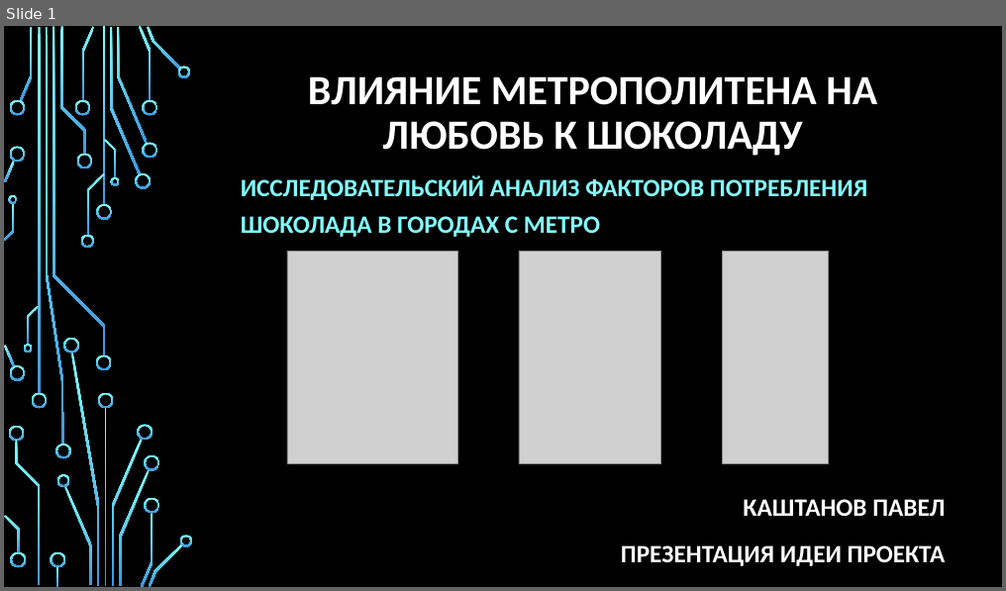
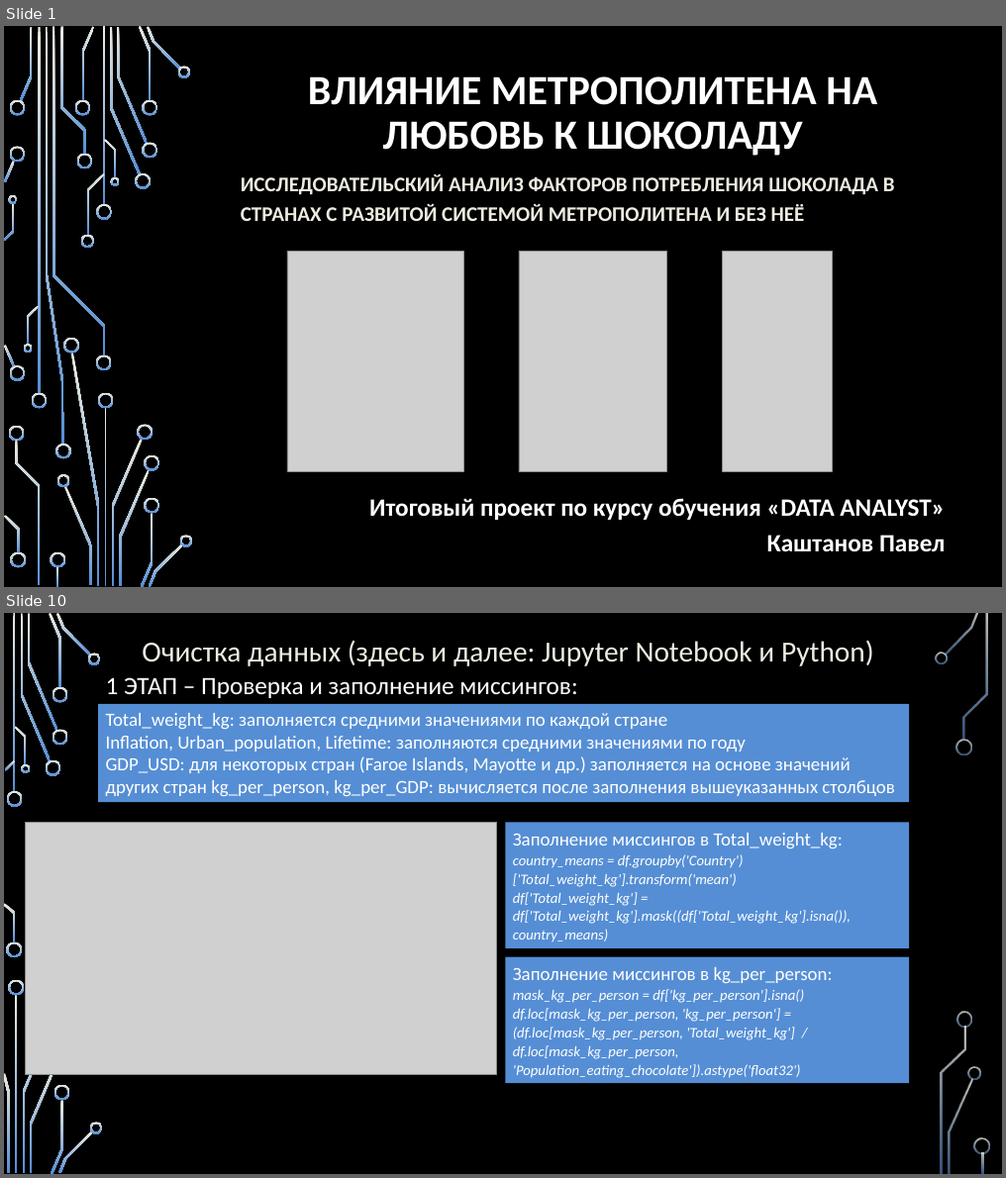
Before and after one commit to Paskored/Data-Analyst-Project_Kashtanov, a slide deck: Итоговая Презентация/Презентация 1.pptx. Shown one above the other, each under a label of ours: slide 1 before the commit, slides 1 and 10 after it; the slides between them are not shown. The pictures are 1006x591 and 1006x1178 pixels, drawn with LibreOffice and Linux fonts; fonts in the diff are those of the drawing; grey boxes stand for pictures; background and template pictures are left out. Boxes give left, top, right and bottom in pixels: in the first picture for what was removed or moved away, otherwise in the second. Text is boxed around its words. In the diff, an @@ line names an element or a change of style, - is before the commit and + after.

```diff
--- a/Итоговая Презентация/Презентация 1.pptx
+++ b/Итоговая Презентация/Презентация 1.pptx
@@ slide 10 added at [4, 613, 1002, 1174], background picture (left out) @@
@@ text added at [142, 640, 874, 666], 28 pt, text #EEECE1 @@
+Очистка данных (здесь и далее: Jupyter Notebook и Python)
@@ text added at [106, 677, 577, 698], 24 pt, text #FFFFFF @@
+1 ЭТАП – Проверка и заполнение миссингов:
@@ rectangle added at [98, 704, 909, 802], fill #558ED5, 18 pt, text #FFFFFF @@
+  Total_weight_kg: заполняется средними значениями по каждой стране
+  Inflation, Urban_population, Lifetime: заполняются средними значениями по году
+  GDP_USD: для некоторых стран (Faroe Islands, Mayotte и др.) заполняется на основе значений других стран kg_per_person, kg_per_GDP: вычисляется после заполнения вышеуказанных столбцов
@@ picture added at [26, 823, 497, 1075] @@
@@ rectangle added at [506, 823, 909, 950], fill #558ED5, 14 pt, text #FFFFFF, italic @@
+Заполнение миссингов в Total_weight_kg:
+country_means = df.groupby('Country')['Total_weight_kg'].transform('mean')
+df['Total_weight_kg'] = df['Total_weight_kg'].mask((df['Total_weight_kg'].isna()), country_means)
@@ rectangle added at [506, 958, 909, 1084], fill #558ED5, 14 pt, text #FFFFFF, italic @@
+Заполнение миссингов в kg_per_person:
+mask_kg_per_person = df['kg_per_person'].isna()
+df.loc[mask_kg_per_person, 'kg_per_person'] = (df.loc[mask_kg_per_person, 'Total_weight_kg'] /
+df.loc[mask_kg_per_person, 'Population_eating_chocolate']).astype('float32')
@@ group added at [4, 613, 990, 1174]: 31 freeform shapes, 3 rectangles @@
@@ slide 1 changed as well @@
@@ fill gradient #82FFFF to #3D97DE to gradient #EEECE1 to #558ED5 in 54 elements at [96, 204, 112, 220], [96, 356, 112, 372], [38, 27, 40, 393], [31, 393, 47, 408], [20, 27, 33, 101], [110, 28, 141, 174], [135, 174, 151, 189], [117, 27, 148, 144], [139, 26, 152, 101], [142, 142, 157, 158], [142, 100, 157, 116], [147, 27, 181, 70], [177, 66, 191, 77], [82, 27, 94, 101], [75, 100, 91, 116], [76, 154, 92, 169], [64, 486, 92, 586], [57, 474, 70, 487], [9, 100, 25, 116], [4, 345, 15, 367], [9, 366, 25, 381], [4, 161, 15, 183], [9, 147, 25, 163], [60, 27, 86, 154], [9, 426, 24, 442], [15, 440, 40, 585], [50, 553, 65, 568], [56, 568, 58, 587], [10, 553, 26, 568], [4, 516, 20, 554], [87, 174, 104, 236], [81, 235, 94, 249], [53, 27, 105, 356], [104, 139, 116, 178], [110, 177, 119, 186], [27, 306, 40, 345], [24, 344, 33, 353], [5, 203, 14, 240], [9, 195, 18, 204], [104, 408, 107, 586], [112, 439, 143, 586], [98, 393, 114, 408], [71, 353, 100, 586], [63, 338, 79, 353], [138, 424, 152, 440], [119, 470, 150, 586], [141, 513, 152, 587], [144, 456, 159, 472], [144, 497, 159, 513], [149, 544, 183, 587], [180, 535, 193, 547], [46, 27, 64, 445], [55, 444, 70, 459], [103, 27, 105, 205] @@
@@ subtitle at [241, 174, 895, 221]: text changed; size 24 to 20 pt; text colour #82FFFF to #EEECE1 @@
-ИССЛЕДОВАТЕЛЬСКИЙ АНАЛИЗ ФАКТОРОВ ПОТРЕБЛЕНИЯ ШОКОЛАДА В ГОРОДАХ С МЕТРО
+ИССЛЕДОВАТЕЛЬСКИЙ АНАЛИЗ ФАКТОРОВ ПОТРЕБЛЕНИЯ ШОКОЛАДА В СТРАНАХ С РАЗВИТОЙ СИСТЕМОЙ МЕТРОПОЛИТЕНА И БЕЗ НЕЁ
@@ picture: place and size @@
-picture at [287, 252, 457, 465]
+picture at [287, 252, 463, 472]
@@ picture: place and size @@
-picture at [519, 252, 661, 465]
+picture at [519, 252, 666, 472]
@@ picture: place and size @@
-picture at [722, 252, 829, 465]
+picture at [722, 252, 832, 472]
@@ text at [369, 498, 944, 553]: text changed @@
-КАШТАНОВ ПАВЕЛ
-ПРЕЗЕНТАЦИЯ ИДЕИ ПРОЕКТА
+Итоговый проект по курсу обучения «DATA ANALYST»
+Каштанов Павел
```
Also in this commit, not shown: 2 other slides changed, 19 other slides added, 2 slides removed, 2 other files.
